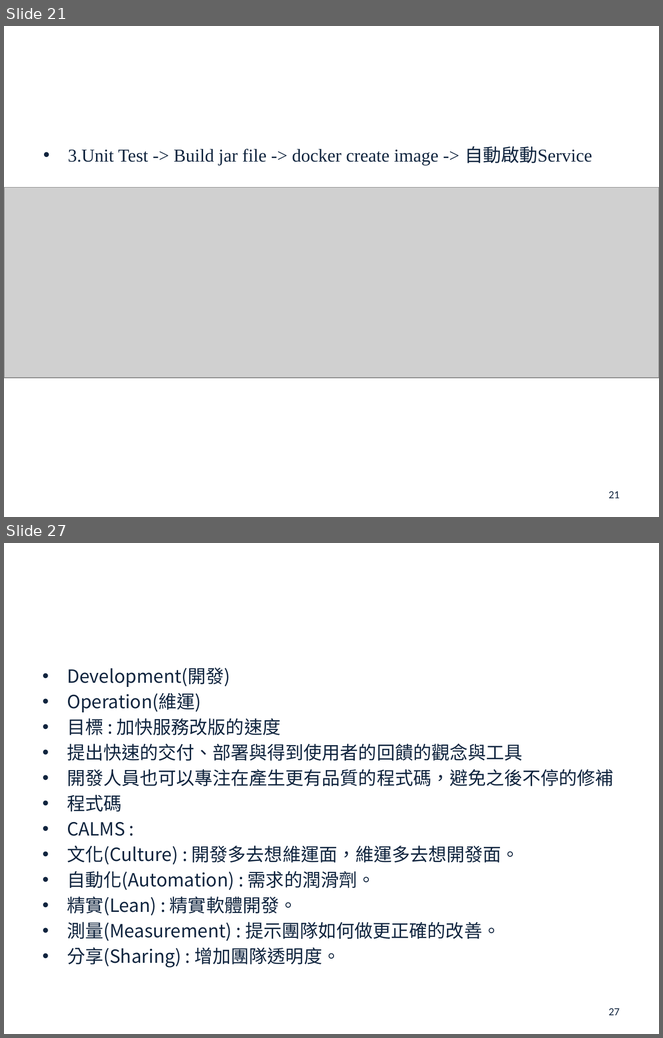
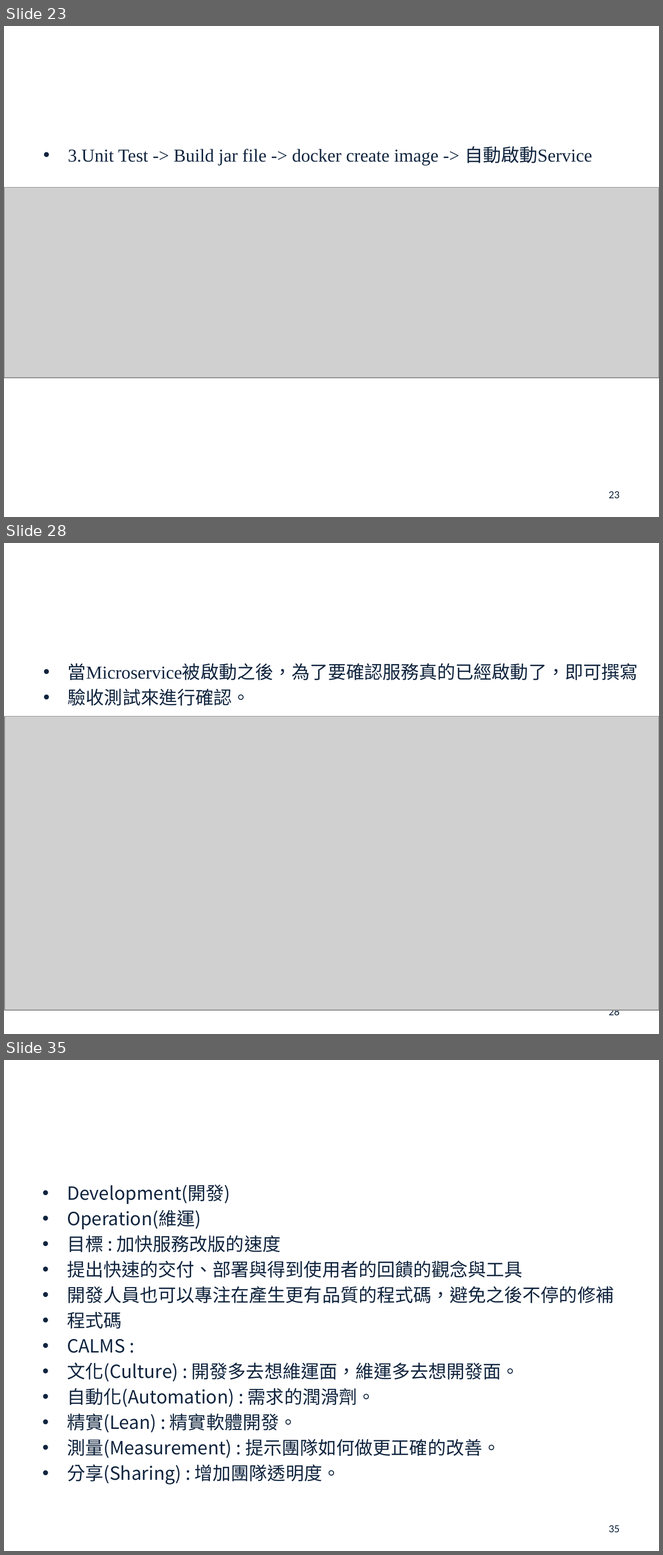
Before and after one commit to john78530/thesis, a slide deck: Oral.pptx. Shown one above the other, each under a label of ours: slides 21 and 27 before the commit, slides 23, 28 and 35 after it; the slides between them are not shown. The pictures are 663x1038 and 663x1555 pixels, drawn with LibreOffice and Linux fonts; fonts in the diff are those of the drawing; grey boxes stand for pictures; background and template pictures are left out. Boxes give left, top, right and bottom in pixels: in the first picture for what was removed or moved away, otherwise in the second. Text is boxed around its words. In the diff, an @@ line names an element or a change of style, - is before the commit and + after.

```diff
--- a/Oral.pptx
+++ b/Oral.pptx
@@ slide 28 added at (4,543,659,1034), background picture (left out) @@
@@ title added at (37,563,626,644), 44 pt, text #FFFFFF, bold @@
+驗收測試
@@ text added at (68,663,638,706), 20 pt, text #0F243E @@
+• 當Microservice被啟動之後，為了要確認服務真的已經啟動了，即可撰寫
+• 驗收測試來進行確認。
@@ picture added at (5,717,659,1011) @@
@@ page number added at (609,1010,620,1019), 12 pt, text #0F243E @@
+28
@@ what was slide 21 is now slide 23 @@
@@ page number at (609,491,620,499): text changed @@
-21
+23
@@ what was slide 27 is now slide 35 @@
@@ page number at (609,1525,620,1533): text changed @@
-27
+35
```
Also in this commit, not shown: 12 slides changed, 9 other slides added, 12 slides removed, 1 other file.
